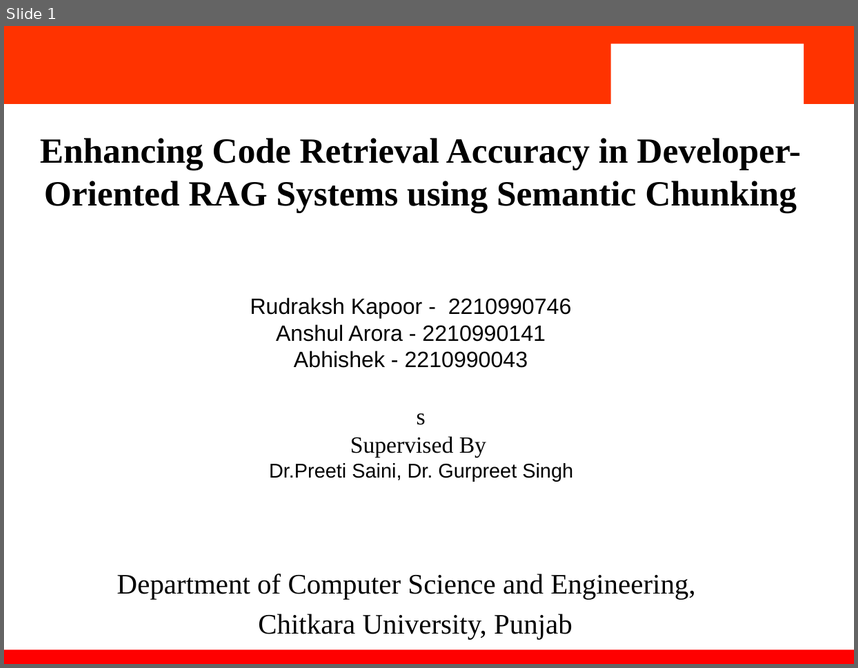
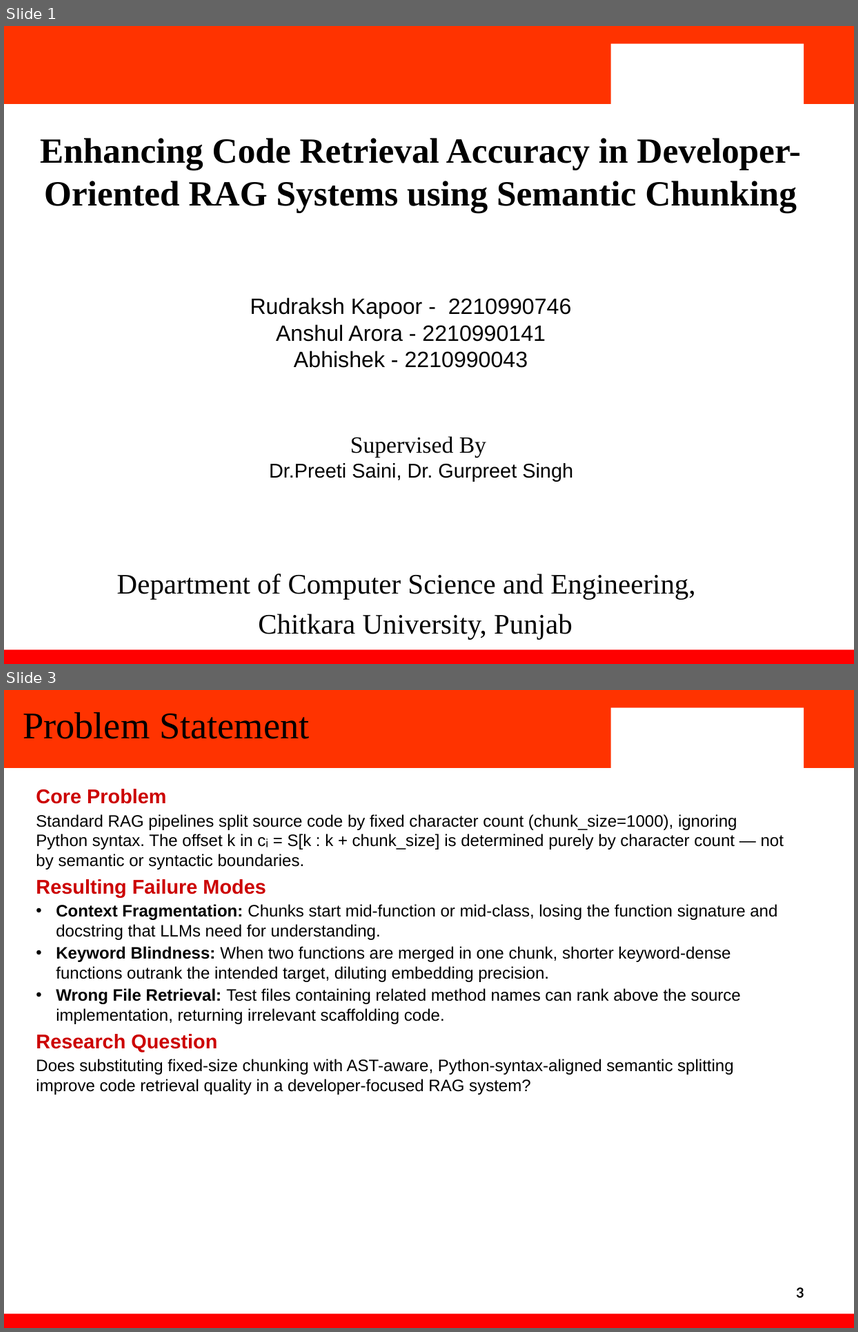
Before and after one commit to ItsRudraksh/2210990746_2210990104_2210990034, a slide deck: Team_32_PPT.pptx. Shown one above the other, each under a label of ours: slide 1 before the commit, slides 1 and 3 after it; the slides between them are not shown. The pictures are 858x668 and 858x1332 pixels, drawn with LibreOffice and Linux fonts; fonts in the diff are those of the drawing; background and template pictures are left out. Boxes give left, top, right and bottom in pixels: in the first picture for what was removed or moved away, otherwise in the second. Text is boxed around its words. In the diff, an @@ line names an element or a change of style, - is before the commit and + after.

```diff
--- a/Team_32_PPT.pptx
+++ b/Team_32_PPT.pptx
@@ slide 3 added at box(4, 690, 854, 1328), background #FFFFFF; not listed: 4 template elements that a slide beside it also shows @@
@@ title added at box(23, 712, 310, 739), 34 pt, text #000000 @@
+Problem Statement
@@ text added at box(36, 789, 784, 1094), 15 pt, text #000000 @@
+Core Problem
+Standard RAG pipelines split source code by fixed character count (chunk_size=1000), ignoring Python syntax. The offset k in cᵢ = S[k : k + chunk_size] is determined purely by character count — not by semantic or syntactic boundaries.
+Resulting Failure Modes
+• Context Fragmentation: Chunks start mid-function or mid-class, losing the function signature and docstring that LLMs need for understanding.
+• Keyword Blindness: When two functions are merged in one chunk, shorter keyword-dense functions outrank the intended target, diluting embedding precision.
+• Wrong File Retrieval: Test files containing related method names can rank above the source implementation, returning irrelevant scaffolding code.
+Research Question
+Does substituting fixed-size chunking with AST-aware, Python-syntax-aligned semantic splitting improve code retrieval quality in a developer-focused RAG system?
@@ text added at box(796, 1287, 804, 1297), 12.5 pt, text #000000, bold @@
+3
@@ slide 1 changed as well @@
@@ text at box(417, 413, 426, 425): paragraph removed @@
-s
```
Also in this commit, not shown: 2 other slides changed, 8 other slides added, 5 slides removed.
